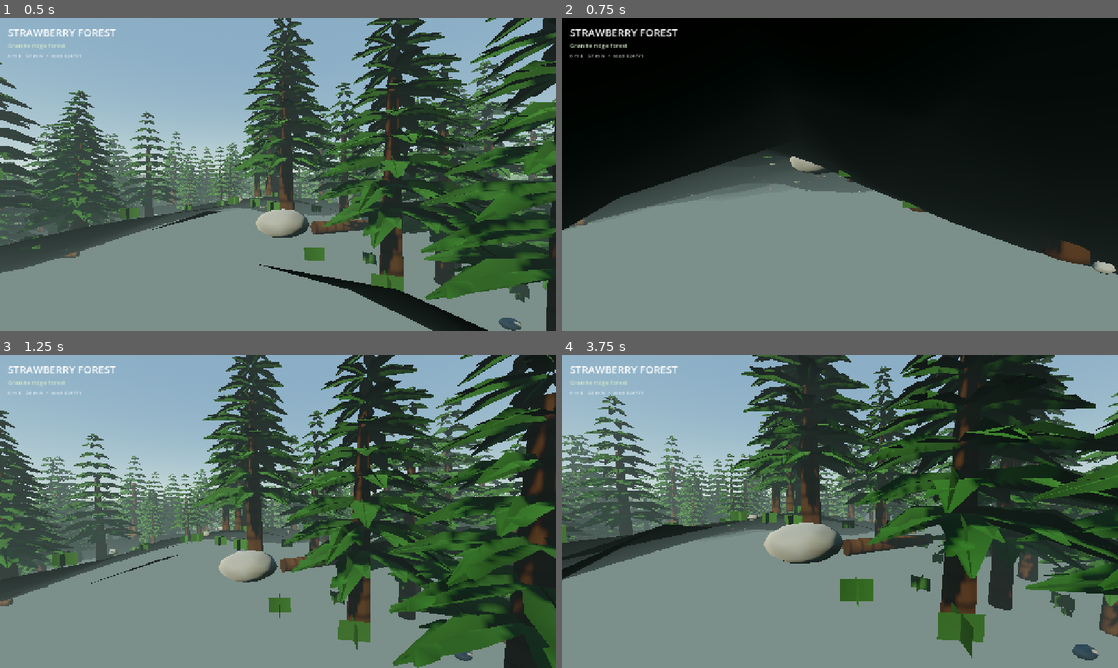
Above: before the commit, frames 1-4 (two rows, left to right).
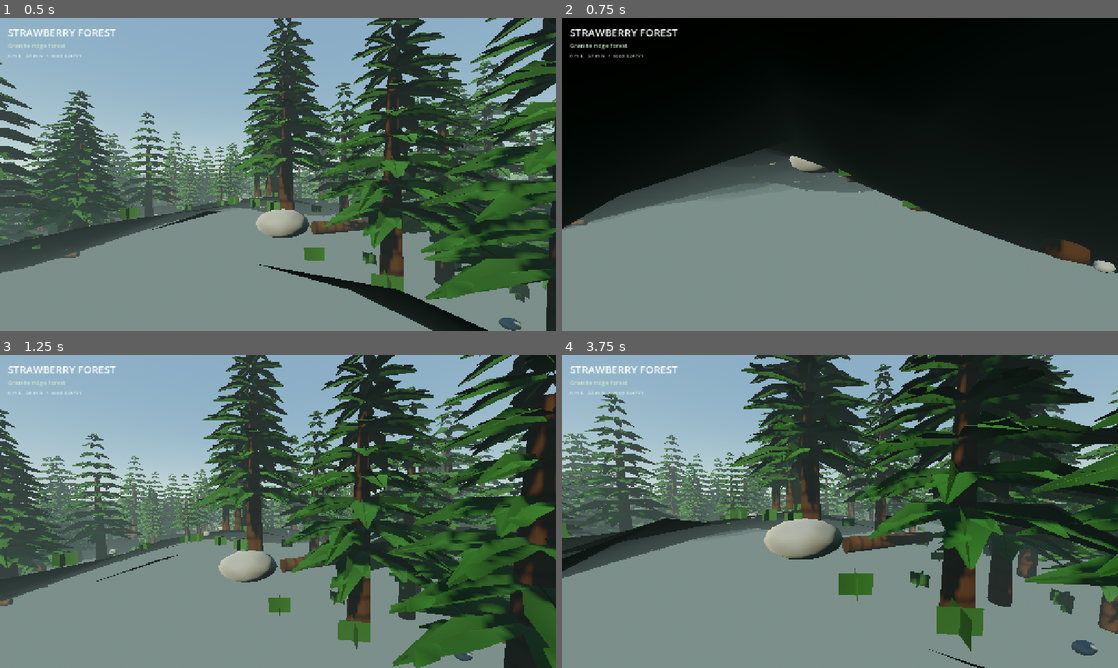
Above: after the commit, the same moments.

Repository: jain-Igtm/Strawberry-Games
Game: Godot game, scene res://main.tscn
The game is run twice, just before and just after one commit, with the same random seed, the same clock (stepped at 60 frames per second) and the same inputs.
Inputs (mouse positions are in pixels of both pictures, inside the frame that each line leads up to):
- Up to frame 1 (0.5 s): no input
- Up to frame 2 (0.75 s): tap Enter at 0.5 s; move the mouse to (867, 174) at 0.52 s; hold W (move_forward) from 0.53 s (still down); tap Space (jump) at 0.6 s
- Up to frame 3 (1.25 s): keep holding W (move_forward); tap Space (jump) at 0.77, 1.07 s
- Up to frame 4 (3.75 s): keep holding W (move_forward); move the mouse to (812, 511) at 1.27 s; tap Shift (sprint) at 1.35 s; tap Space (jump) at 1.52, 1.55, 1.82, 2.3, 2.85, 3.02, 3.32 s; move the mouse to (851, 505) at 2.02 s; hold H (toggle_ui) 2.03-2.78 s; move the mouse to (834, 517) at 2.77 s; move the mouse to (878, 514) at 3.52 s; hold Shift (sprint) from 3.53 s (still down)

Frame 1 is identical in both runs. In frame 2, 0.5% of the frame differs, in the area x 0-100%, y 42-82%; in frame 3, 2.1%; in frame 4, 24%, in the area x 0-100%, y 0-100%.

Commit message:
Smooth first person movement over rolling terrain

Diff:
--- a/godot-forest-explorer/scripts/player.gd
+++ b/godot-forest-explorer/scripts/player.gd
@@ -7,6 +7,7 @@
 const JUMP_VELOCITY: float = 6.4
 const MOUSE_SENSITIVITY: float = 0.00175
 const TOUCH_SENSITIVITY: float = 0.00245
+const GROUND_STICK_VELOCITY: float = -0.65
 
 @onready var head: Node3D = $Head
 @onready var camera: Camera3D = $Head/Camera3D
@@ -21,6 +22,17 @@
 var mouse_captured: bool = false
 
 func _ready() -> void:
+    # Keep the capsule planted on rolling terrain instead of repeatedly becoming
+    # airborne over small changes in slope. Constant-speed floor motion also
+    # prevents uphill/downhill terrain from changing the apparent walk speed.
+    up_direction = Vector3.UP
+    floor_snap_length = 0.72
+    floor_max_angle = deg_to_rad(54.0)
+    floor_stop_on_slope = true
+    floor_constant_speed = true
+    floor_block_on_wall = true
+    safe_margin = 0.035
+
     if not OS.has_feature("mobile"):
         Input.mouse_mode = Input.MOUSE_MODE_CAPTURED
         mouse_captured = true
@@ -59,16 +71,22 @@
     velocity.x = move_toward(velocity.x, target_velocity.x, accel * delta)
     velocity.z = move_toward(velocity.z, target_velocity.z, accel * delta)
 
-    if not is_on_floor():
+    var wants_jump: bool = Input.is_action_just_pressed("jump") or bool(mobile_controls.call("consume_jump"))
+    if is_on_floor():
+        if wants_jump:
+            velocity.y = JUMP_VELOCITY
+        else:
+            # A small downward bias gives floor snapping a stable direction and
+            # keeps the controller attached while cresting or descending hills.
+            velocity.y = GROUND_STICK_VELOCITY
+    else:
         velocity.y -= 18.0 * delta
-    elif Input.is_action_just_pressed("jump") or bool(mobile_controls.call("consume_jump")):
-        velocity.y = JUMP_VELOCITY
 
     move_and_slide()
     _update_camera_motion(delta, input_vec, sprinting)
 
     if is_on_floor() and not was_grounded and velocity.y <= 0.1:
-        landing_kick = minf(0.095, absf(velocity.y) * 0.012 + 0.035)
+        landing_kick = minf(0.045, absf(velocity.y) * 0.006 + 0.014)
     was_grounded = is_on_floor()
 
 func _apply_look(delta_pixels: Vector2, sensitivity: float) -> void:
@@ -90,14 +108,14 @@
         bob_phase = lerpf(bob_phase, roundf(bob_phase / TAU) * TAU, minf(1.0, delta * 5.0))
 
     var bob_strength: float = clampf(planar_speed / SPRINT_SPEED, 0.0, 1.0)
-    var bob_y: float = sin(bob_phase * 2.0) * 0.026 * bob_strength
-    var bob_x: float = cos(bob_phase) * 0.018 * bob_strength
-    landing_kick = move_toward(landing_kick, 0.0, delta * 0.36)
+    var bob_y: float = sin(bob_phase * 2.0) * 0.014 * bob_strength
+    var bob_x: float = cos(bob_phase) * 0.012 * bob_strength
+    landing_kick = move_toward(landing_kick, 0.0, delta * 0.26)
     sway = sway.lerp(Vector2.ZERO, minf(1.0, delta * 5.5))
 
     camera.position.x = lerpf(camera.position.x, bob_x - sway.x, minf(1.0, delta * 11.0))
     camera.position.y = lerpf(camera.position.y, bob_y - landing_kick - sway.y, minf(1.0, delta * 12.0))
-    camera.rotation.z = lerpf(camera.rotation.z, -bob_x * 0.32, minf(1.0, delta * 8.0))
+    camera.rotation.z = lerpf(camera.rotation.z, -bob_x * 0.28, minf(1.0, delta * 8.0))
 
     var target_fov: float = 78.0 if sprinting and moving else 74.0
     camera.fov = lerpf(camera.fov, target_fov, minf(1.0, delta * 4.0))
